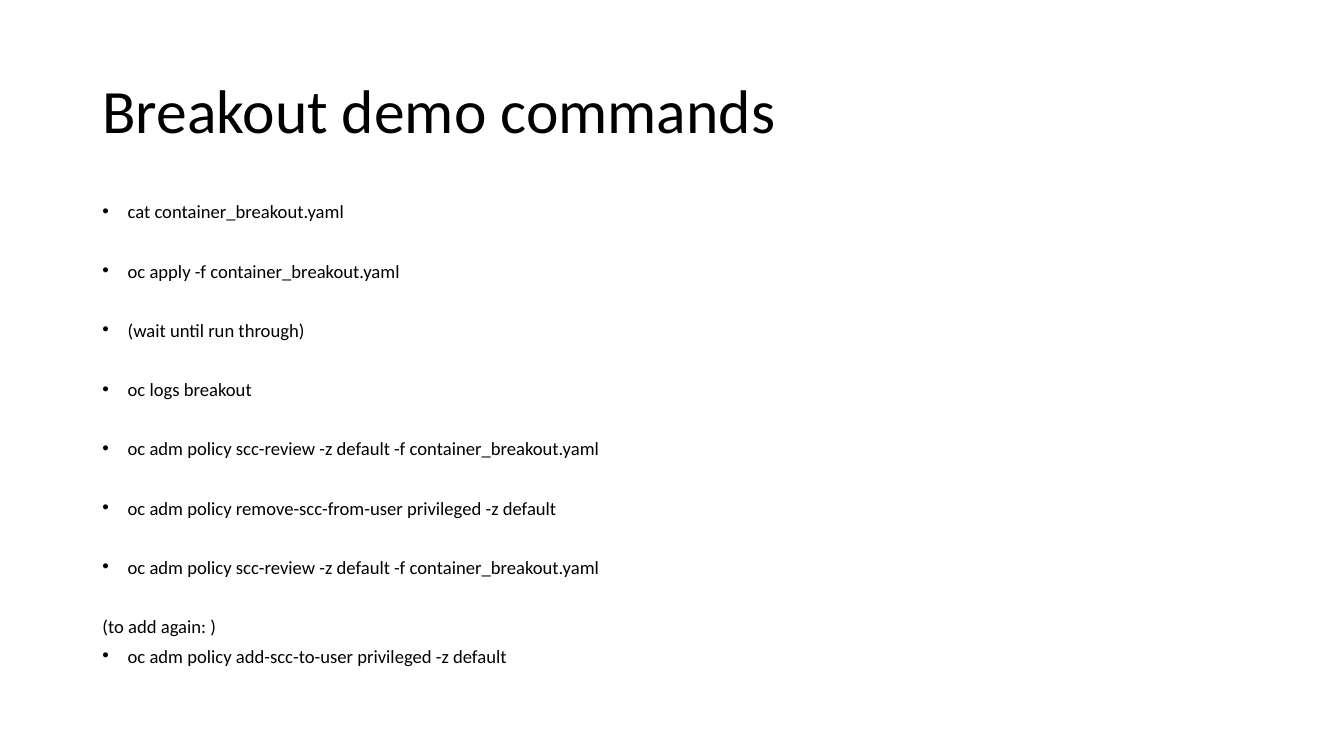
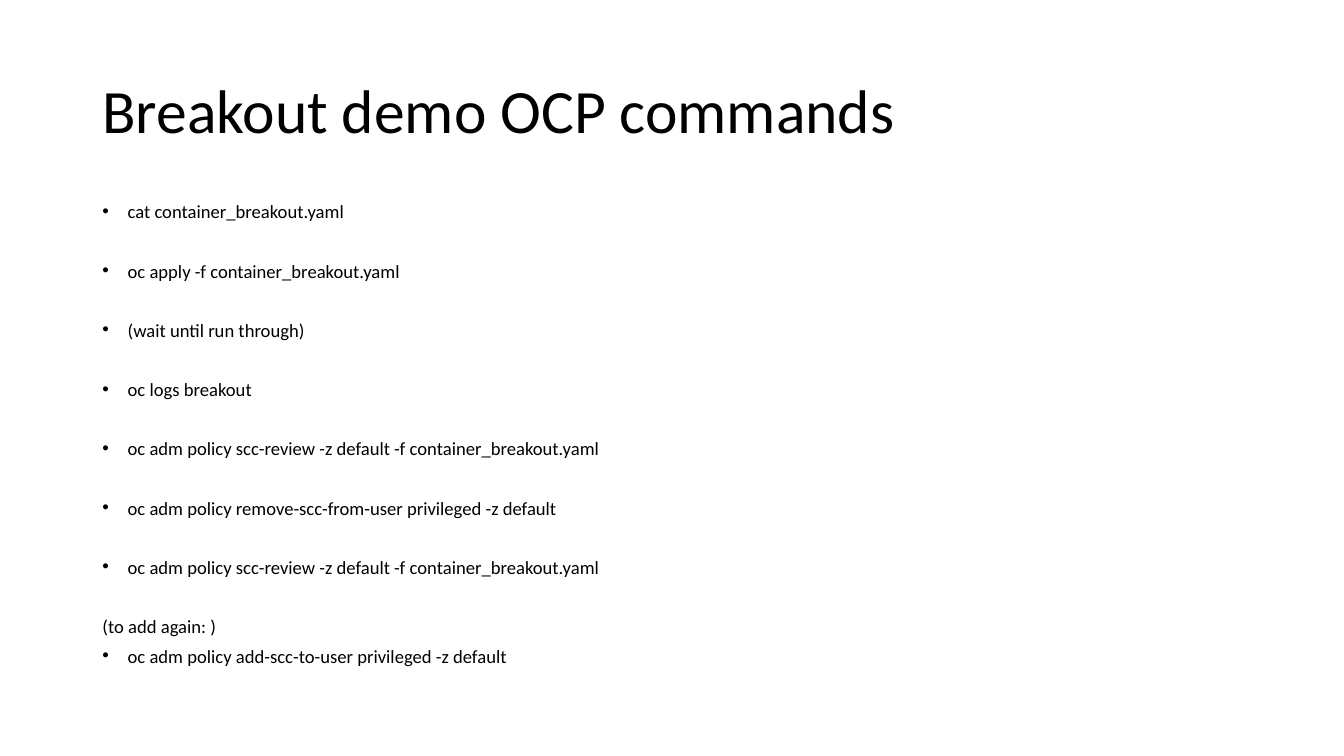
Before and after one commit to gramsimamsi/bachelorThesis, a slide deck: slide 2 of Screenshots.pptx (slide 3 before the commit). Drawn at 1344x756 pixels with LibreOffice and Linux fonts; fonts in the diff are those of the drawing. Boxes give left, top, right and bottom in pixels: in the first picture for what was removed or moved away, otherwise in the second. Text is boxed around its words. In the diff, an @@ line names an element or a change of style, - is before the commit and + after.

Commit message:
added additional links for aks default config, screenshots for aks netpol demo

```diff
--- a/Screenshots.pptx
+++ b/Screenshots.pptx
@@ title at <box>102,90,895,134</box>: text changed @@
-Breakout demo commands
+Breakout demo OCP commands
```
Also in this commit, not shown: 14 other slides changed, 28 slides added, 1 slide removed, 1 other file.
